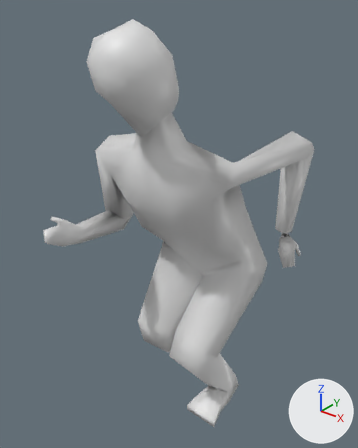
Renders of the FBX model Assets/humanoid.fbx from each side of a commit.
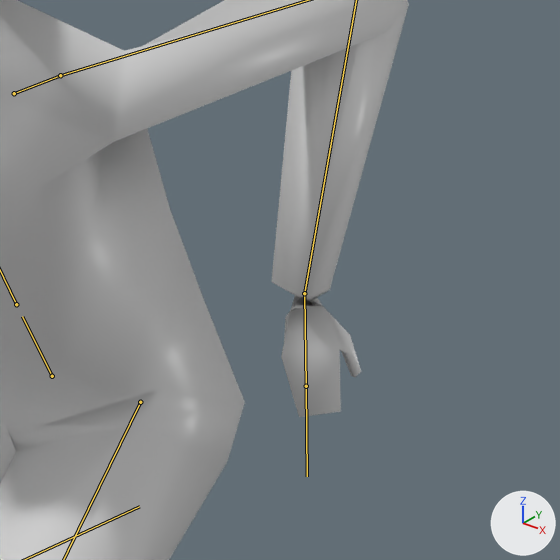
Each version is shown whole from a camera (50 mm lens) standing at (5.98, -8.89, 9.63) and looking at (-0.1, -1.3, 4.93), then close up on the part from 55% to 100% of the width and 33% to 69% of the height. The axes (+X, +Y, +Z) are drawn at lower right. The lights are the same throughout. Both versions are drawn at frame 4 of the action 'Armature|Humanoid.Run'; the numbers are the values there. The bones that bend it are drawn over the model as lines in the close-ups.
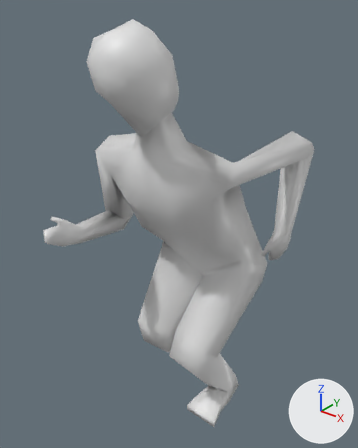
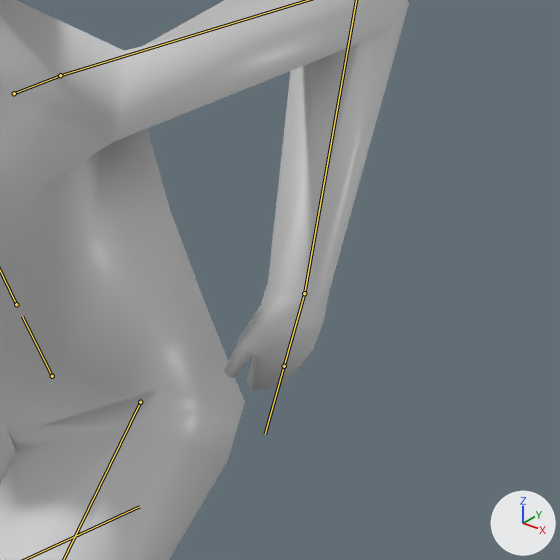
Commit message: fixed run animation hands

What differs and where, as boxes [x1, y1, x2, y2] in the close-ups (560 x 560 px):
'Cube', posed: [0, 0, 409, 560] in both
bone 'L.Arm', root to tip: before (304, 293) to (306, 386); after (304, 293) to (284, 366)

What the commit changed:
Bone 'L.Arm' (bone_l_arm) turns from (-1, -154, -12) to (9, 16, 15) degrees about its own x, y and z.
